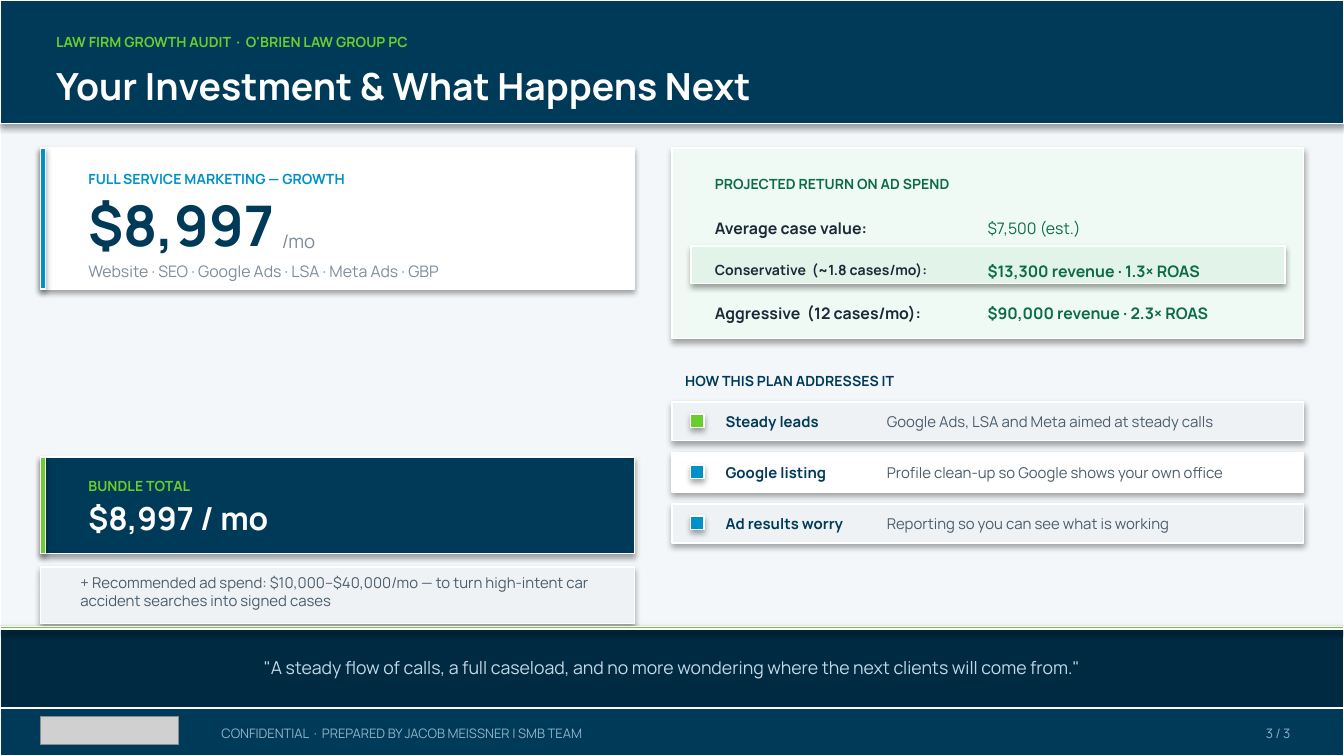
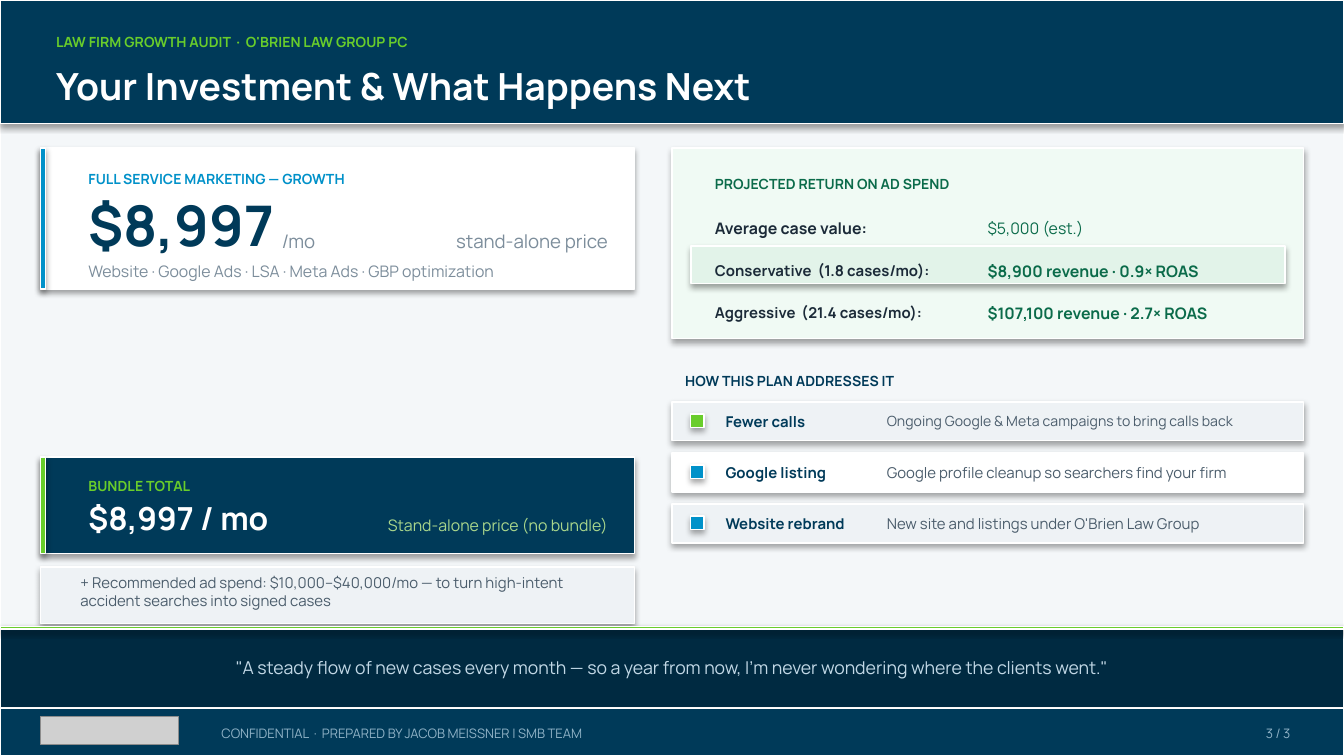
Before and after one commit to SMB-Team-Technology/workwith-smbteam, a slide deck: slide 3 of obrien/ObrienLawGroupPC_November42026_Proposal.pptx. Drawn at 1344x756 pixels with LibreOffice and Linux fonts; fonts in the diff are those of the drawing; grey boxes stand for pictures. Boxes give left, top, right and bottom in pixels: in the first picture for what was removed or moved away, otherwise in the second. Text is boxed around its words. In the diff, an @@ line names an element or a change of style, - is before the commit and + after.

```diff
--- a/obrien/ObrienLawGroupPC_November42026_Proposal.pptx
+++ b/obrien/ObrienLawGroupPC_November42026_Proposal.pptx
@@ text added at bbox=[456, 234, 608, 253], 10 pt, text #7C8D9B @@
+stand-alone price
@@ text at bbox=[988, 221, 1084, 237]: text changed @@
-$7,500 (est.)
+$5,000 (est.)
@@ text at bbox=[88, 265, 494, 281]: text changed @@
-Website · SEO · Google Ads · LSA · Meta Ads · GBP
+Website · Google Ads · LSA · Meta Ads · GBP optimization
@@ text at bbox=[715, 263, 929, 279]: text changed; size 7.5 to 8 pt @@
-Conservative (~1.8 cases/mo):
+Conservative (1.8 cases/mo):
@@ text at bbox=[988, 264, 1199, 279]: text changed @@
-$13,300 revenue · 1.3× ROAS
+$8,900 revenue · 0.9× ROAS
@@ text at bbox=[715, 305, 922, 322]: text changed; size 8.5 to 8 pt @@
-Aggressive (12 cases/mo):
+Aggressive (21.4 cases/mo):
@@ text at bbox=[988, 306, 1207, 321]: text changed @@
-$90,000 revenue · 2.3× ROAS
+$107,100 revenue · 2.7× ROAS
@@ text at bbox=[726, 416, 806, 428]: text changed @@
-Steady leads
+Fewer calls
@@ text at bbox=[887, 415, 1233, 430]: text changed; size 8 to 7.5 pt @@
-Google Ads, LSA and Meta aimed at steady calls
+Ongoing Google & Meta campaigns to bring calls back
@@ text at bbox=[887, 467, 1227, 482]: text changed @@
-Profile clean-up so Google shows your own office
+Google profile cleanup so searchers find your firm
@@ text added at bbox=[388, 518, 608, 535], 8.5 pt, text #A9D68C @@
+Stand-alone price (no bundle)
@@ text at bbox=[726, 518, 845, 530]: text changed @@
-Ad results worry
+Website rebrand
@@ text at bbox=[887, 518, 1199, 533]: text changed @@
-Reporting so you can see what is working
+New site and listings under O'Brien Law Group
@@ text at bbox=[80, 576, 563, 610]: text changed @@
-+ Recommended ad spend: $10,000–$40,000/mo — to turn high-intent car accident searches into signed cases
++ Recommended ad spend: $10,000–$40,000/mo — to turn high-intent accident searches into signed cases
@@ text at bbox=[236, 661, 1107, 679]: text changed @@
-"A steady flow of calls, a full caseload, and no more wondering where the next clients will come from."
+"A steady flow of new cases every month — so a year from now, I'm never wondering where the clients went."
```
Also in this commit, not shown: 2 other slides changed, 1 other file.
